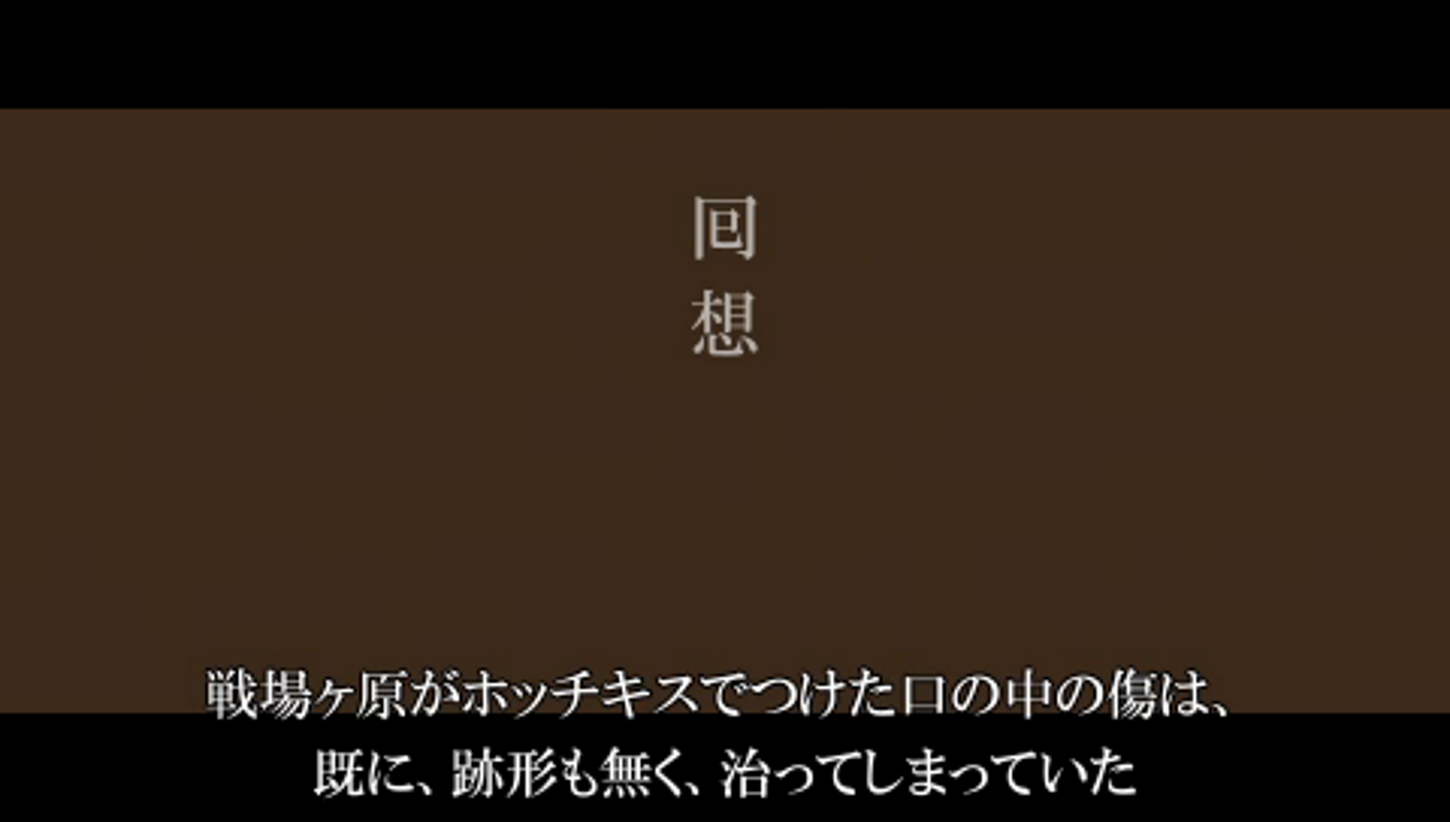
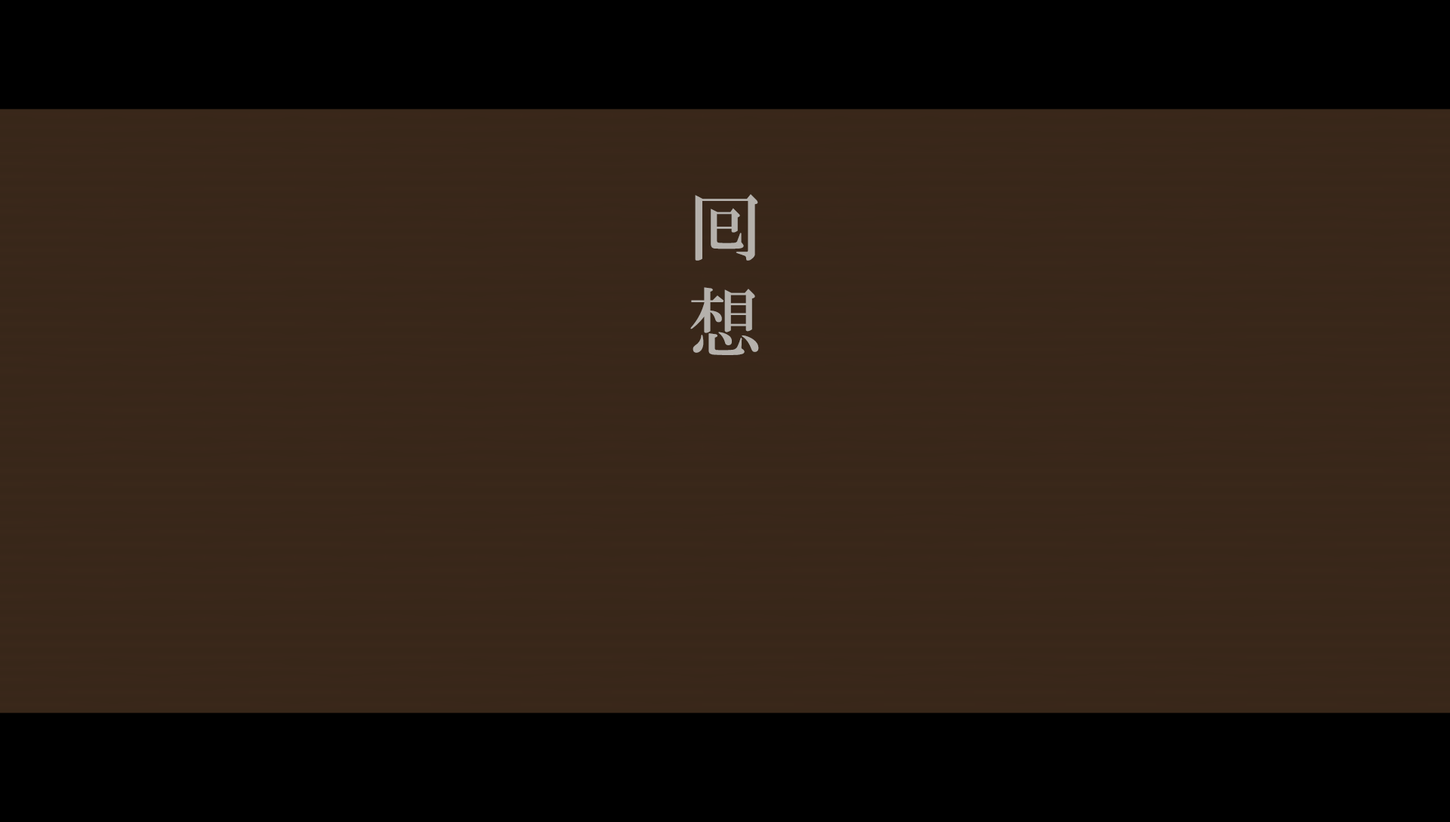
Layers edited between the first and the second 1450 x 822 image:
added layer "囘 想" above "Layer 2" over 690, 194, 759, 355
showed "Layer 2" over 0, 107, 1450, 802
